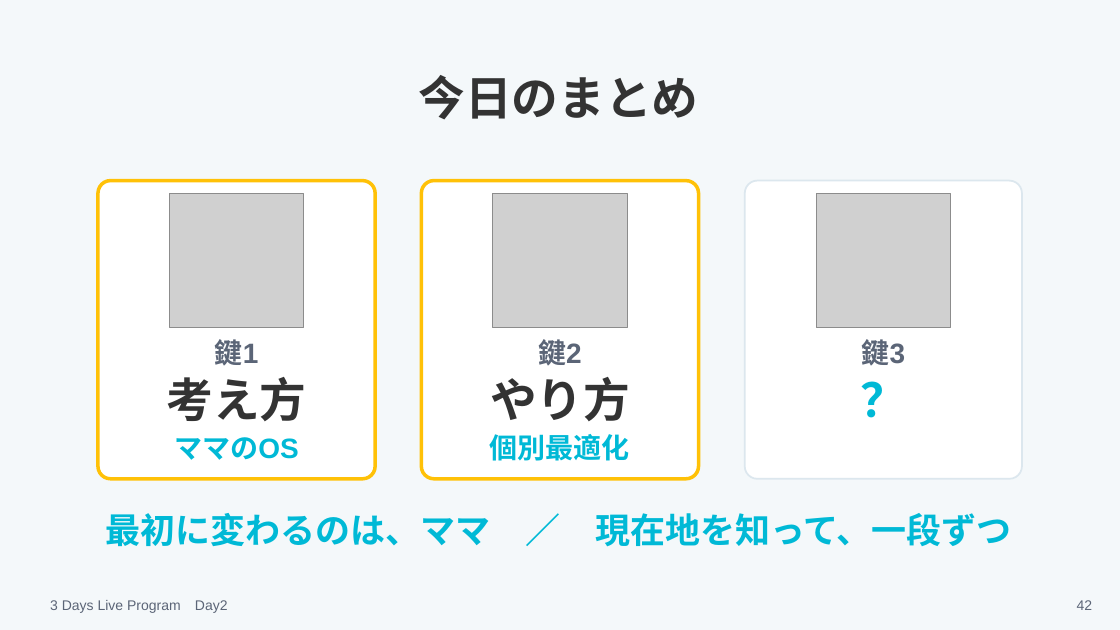
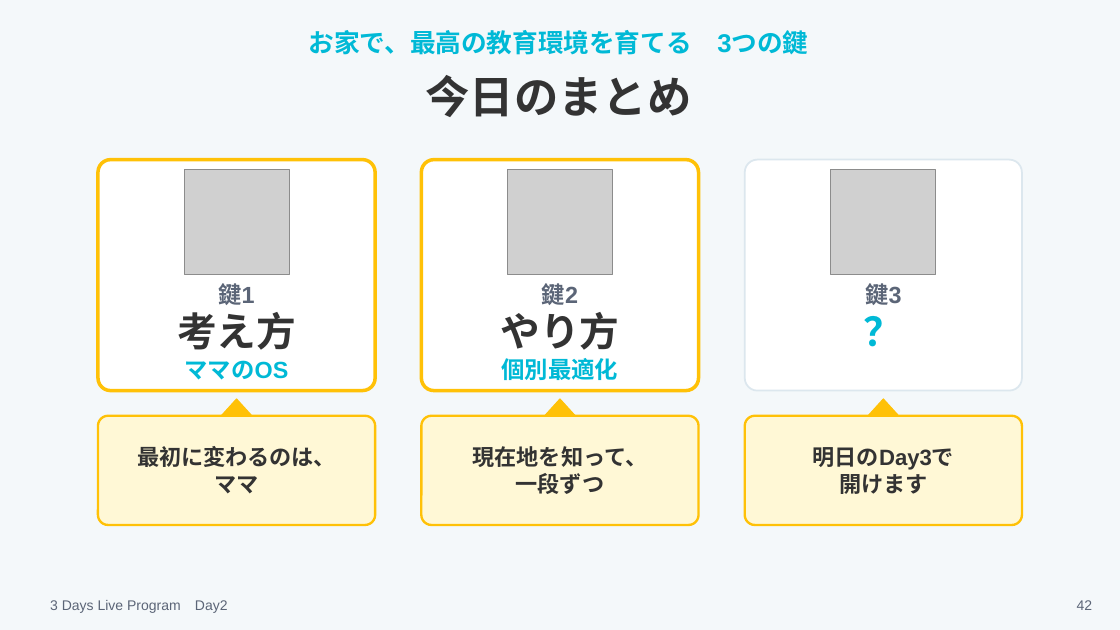
Before and after one commit to tanakayuc/static-pages, a slide deck: slide 42 of pigmarion-homeinter-3days-live/day2/v2/homeinter-day2-v2.pptx. Drawn at 1120x630 pixels with LibreOffice and Linux fonts; fonts in the diff are those of the drawing; grey boxes stand for pictures. Boxes give left, top, right and bottom in pixels: in the first picture for what was removed or moved away, otherwise in the second. Text is boxed around its words. In the diff, an @@ line names an element or a change of style, - is before the commit and + after.

Commit message:
pigmarion-homeinter-3days-live: Day2・Day3で3つの鍵の図に吹き出しを足し、Day3に仲間の話とフックの3枚を足した（田中さんの指示）

```diff
--- a/pigmarion-homeinter-3days-live/day2/v2/homeinter-day2-v2.pptx
+++ b/pigmarion-homeinter-3days-live/day2/v2/homeinter-day2-v2.pptx
@@ text added at (309,30,808,55), 22 pt, text #00B9D6, bold @@
+お家で、最高の教育環境を育てる 3つの鍵
@@ text "今日のまとめ" at (425,75,691,117): size 40 to 38 pt @@
@@ rounded rectangle: place and size @@
-rounded rectangle at (98,181,376,479)
+rounded rectangle at (98,160,376,391)
@@ picture: place and size @@
-picture at (170,193,304,328)
+picture at (184,170,289,275)
@@ rounded rectangle: place and size @@
-rounded rectangle at (422,181,699,479)
+rounded rectangle at (422,160,699,391)
@@ picture: place and size @@
-picture at (493,193,628,328)
+picture at (507,170,613,275)
@@ proportions changed in 3 elements at (98,160,376,391), (422,160,699,391), (745,160,1023,391) @@
@@ rounded rectangle: place and size @@
-rounded rectangle at (745,181,1023,479)
+rounded rectangle at (745,160,1023,391)
@@ picture: place and size @@
-picture at (817,193,951,328)
+picture at (831,170,936,275)
@@ text "鍵1": place and size @@
-text "鍵1" at (215,339,259,365)
+text "鍵1" at (218,283,254,305)
@@ text "鍵2": place and size @@
-text "鍵2" at (538,339,582,365)
+text "鍵2" at (542,283,578,305)
@@ text "鍵3": place and size @@
-text "鍵3" at (862,339,906,365)
+text "鍵3" at (865,283,901,305)
@@ text "考え方": place and size @@
-text "考え方" at (167,377,307,421)
+text "考え方" at (177,312,296,350)
@@ text "やり方": place and size @@
-text "やり方" at (490,377,630,421)
+text "やり方" at (501,312,620,350)
@@ size 40 to 34 pt in 3 elements at (177,312,296,350), (501,312,620,350), (745,306,1023,356) @@
@@ text "？": place and size @@
-text "？" at (745,370,1023,429)
+text "？" at (745,306,1023,356)
@@ text "ママのOS": place and size @@
-text "ママのOS" at (174,437,298,460)
+text "ママのOS" at (185,360,289,380)
@@ size 24 to 20 pt in 5 elements at (218,283,254,305), (542,283,578,305), (865,283,901,305), (185,360,289,380), (502,358,619,380) @@
@@ text "個別最適化": place and size @@
-text "個別最適化" at (490,434,630,461)
+text "個別最適化" at (502,358,619,380)
@@ rounded rectangle added at (98,416,376,525), fill #FFF8D6, outline #FFC107 2 pt @@
@@ triangle added at (220,399,254,418), fill #FFC107, outline #FFC107 1 pt @@
@@ rounded rectangle added at (422,416,699,525), fill #FFF8D6, outline #FFC107 2 pt @@
@@ triangle added at (544,399,577,418), fill #FFC107, outline #FFC107 1 pt @@
@@ rounded rectangle added at (745,416,1023,525), fill #FFF8D6, outline #FFC107 2 pt @@
@@ triangle added at (867,399,901,418), fill #FFC107, outline #FFC107 1 pt @@
@@ text added at (137,446,336,493), 19 pt, text #333333, bold @@
+最初に変わるのは、
+ママ
@@ text at (473,446,648,494): text changed; size 30 to 19 pt; text colour #00B9D6 to #333333 @@
-最初に変わるのは、ママ ／ 現在地を知って、一段ずつ
+現在地を知って、
+一段ずつ
@@ text added at (813,447,954,494), 19 pt, text #333333, bold @@
+明日のDay3で
+開けます
```
Also in this commit, not shown: 1 other slide changed, 35 other files.
